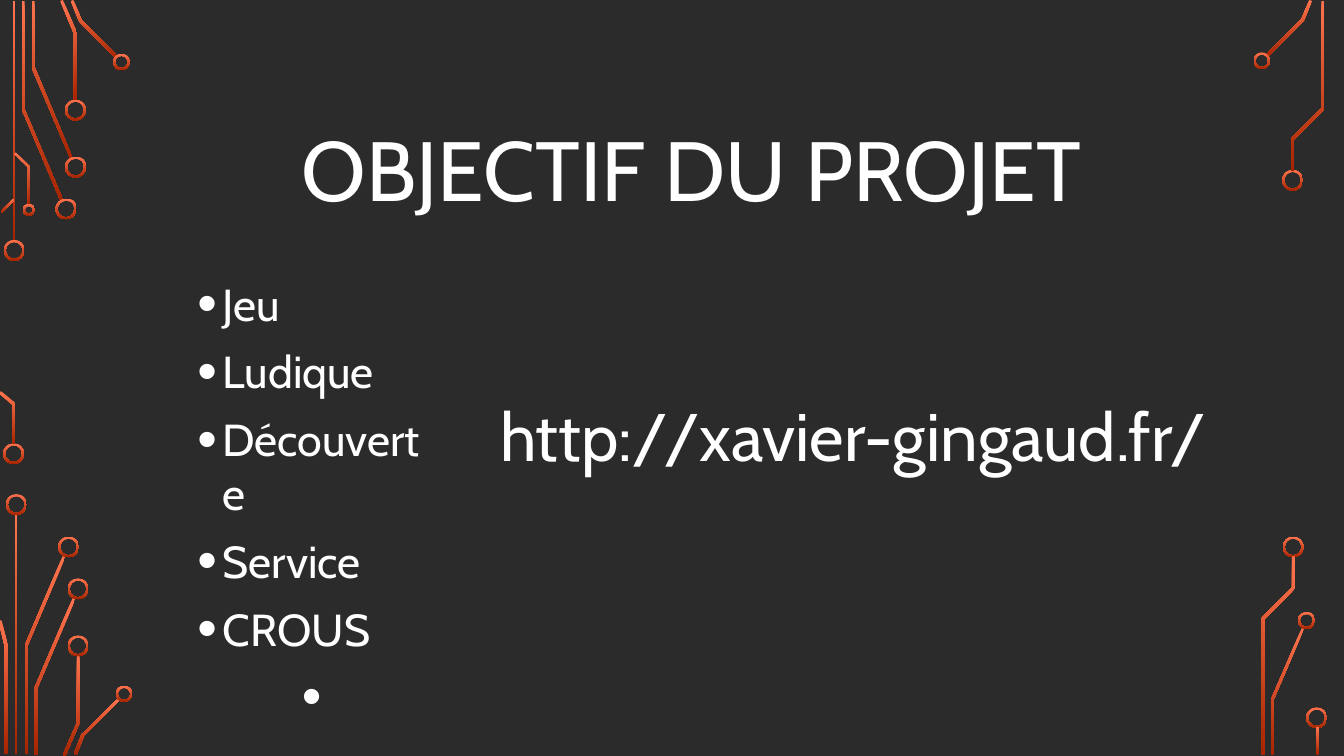
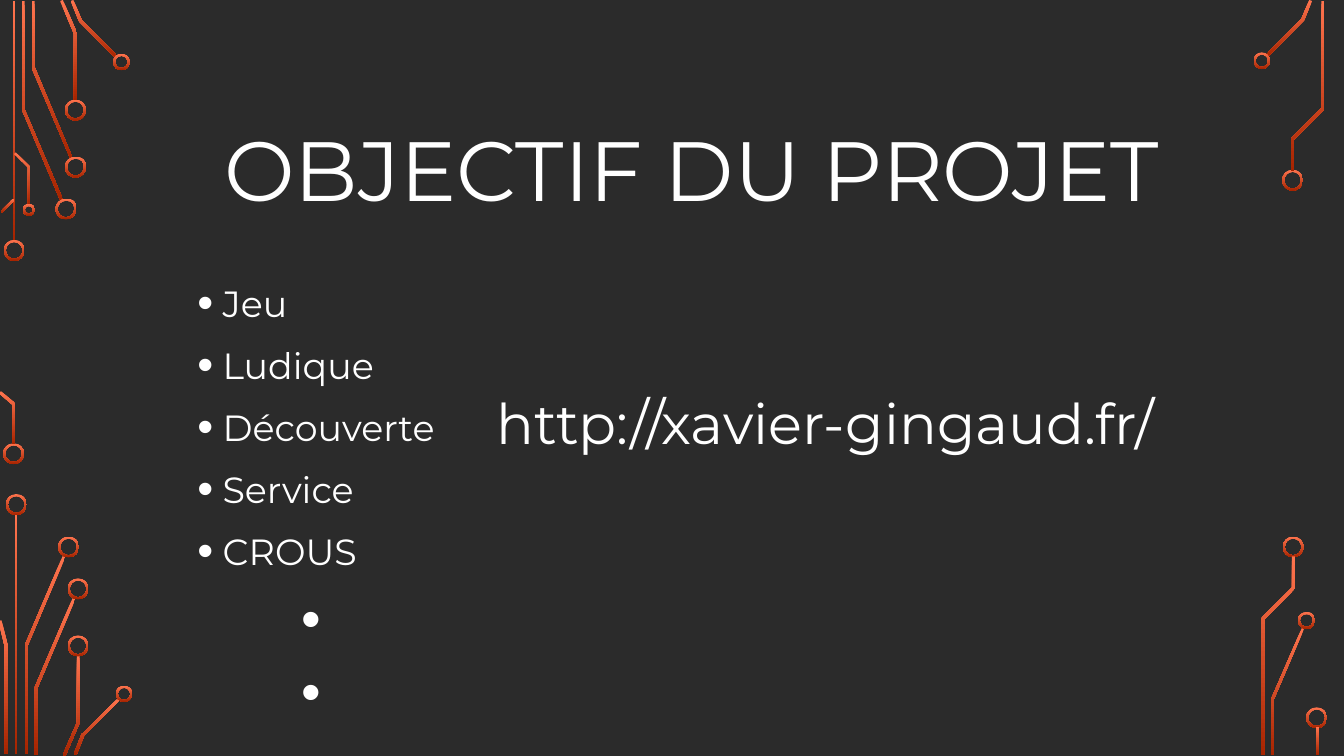
Before and after one commit to XavierGingaud/PinballHackhaton, a slide deck: slide 2 of Hackathon_present.odp. Drawn at 1344x756 pixels with LibreOffice and Linux fonts; fonts in the diff are those of the drawing; background and template pictures are left out; a plain dark background stands for a picture behind light text. Boxes give left, top, right and bottom in pixels: in the first picture for what was removed or moved away, otherwise in the second. Text is boxed around its words. In the diff, an @@ line names an element or a change of style, - is before the commit and + after.

```diff
--- a/Hackathon_present.odp
+++ b/Hackathon_present.odp
@@ text "OBJECTIF DU PROJET" at <box>224,141,1159,202</box>: font Cabin to Montserrat @@
@@ text "Jeu" at <box>223,291,435,566</box>: size 32 to 26 pt, font Cabin to Montserrat; line spacing 1 to 1.1 @@
@@ text "http://xavier-gingaud.fr/" at <box>496,397,1154,455</box>: size 48 to 40 pt, font Cabin to Montserrat @@
```
Also in this commit, not shown: 3 other slides changed, 1 other file.
